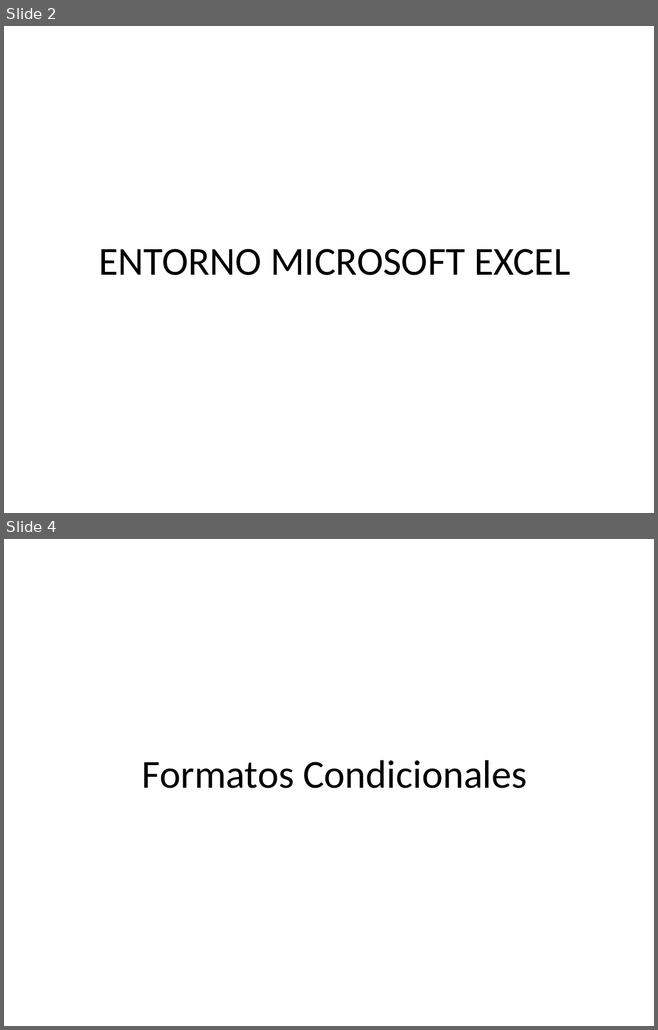
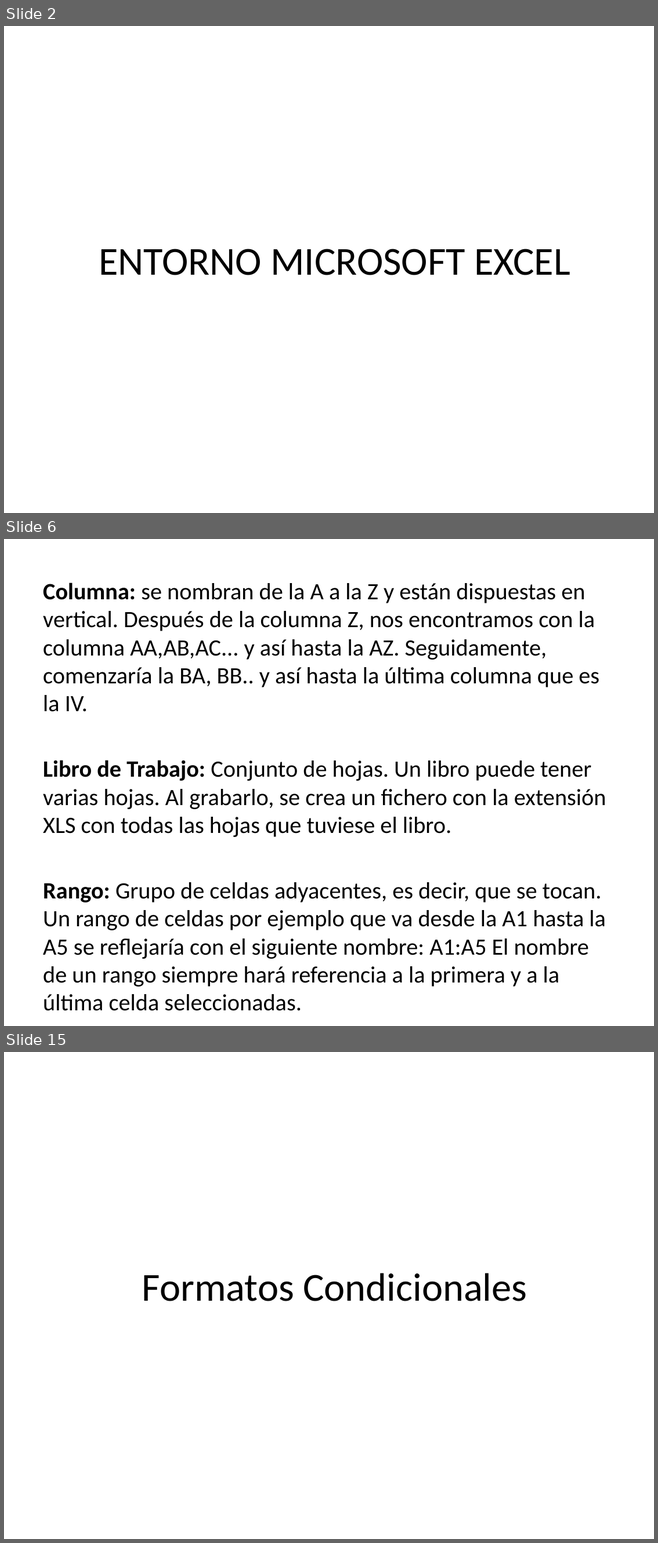
Before and after one commit to kleberloayzacastro/universidad, a slide deck: 2015-2016/clases/computacion_aplicada_2/clase_1/clase1.pptx. Shown one above the other, each under a label of ours: slides 2 and 4 before the commit, slides 2, 6 and 15 after it; the slides between them are not shown. The pictures are 658x1030 and 658x1543 pixels, drawn with LibreOffice and Linux fonts; fonts in the diff are those of the drawing. Boxes give left, top, right and bottom in pixels: in the first picture for what was removed or moved away, otherwise in the second. Text is boxed around its words. In the diff, an @@ line names an element or a change of style, - is before the commit and + after.

```diff
--- a/2015-2016/clases/computacion_aplicada_2/clase_1/clase1.pptx
+++ b/2015-2016/clases/computacion_aplicada_2/clase_1/clase1.pptx
@@ slide 6 added at (4,539,654,1026), background #FFFFFF @@
@@ text added at (43,583,606,987), 25.9 pt, text #000000 @@
+Columna: se nombran de la A a la Z y están dispuestas en vertical. Después de la columna Z, nos encontramos con la columna AA,AB,AC... y así hasta la AZ. Seguidamente, comenzaría la BA, BB.. y así hasta la última columna que es la IV.
+Libro de Trabajo: Conjunto de hojas. Un libro puede tener varias hojas. Al grabarlo, se crea un fichero con la extensión XLS con todas las hojas que tuviese el libro.
+Rango: Grupo de celdas adyacentes, es decir, que se tocan. Un rango de celdas por ejemplo que va desde la A1 hasta la A5 se reflejaría con el siguiente nombre: A1:A5 El nombre de un rango siempre hará referencia a la primera y a la última celda seleccionadas.
@@ what was slide 4 is now slide 15 @@
```
Also in this commit, not shown: 1 slide changed, 14 other slides added, 26 other files.
